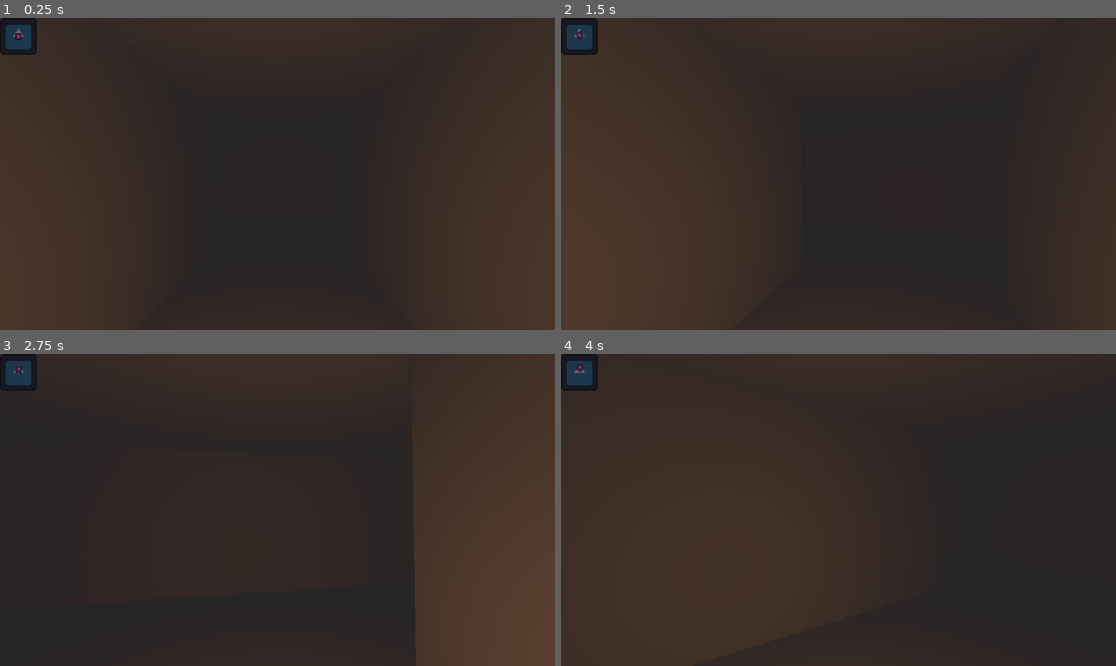
Above: before the commit, frames 1-4 (two rows, left to right).
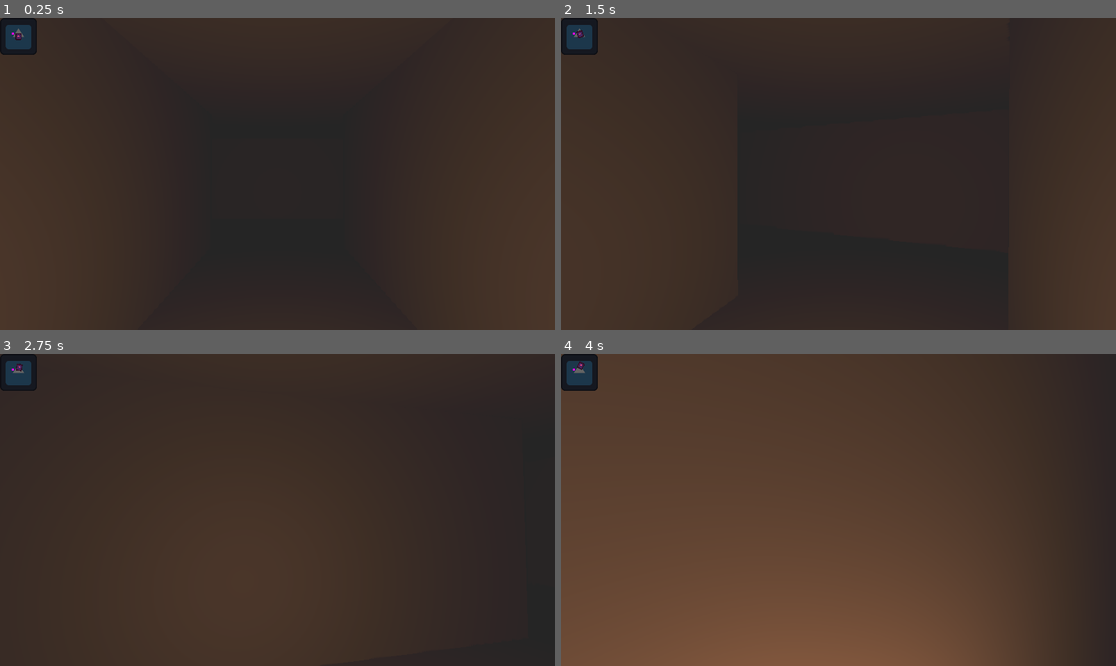
Above: after the commit, the same moments.

Repository: Lukko-Digital/Marotte
Game: Godot game, scene res://fp_maze/fp_maze.tscn
The game is run twice, just before and just after one commit, with the same random seed, the same clock (stepped at 60 frames per second) and the same inputs. The engine's default icon, where the game draws it, is replaced by a stand-in: a white triangle on a blue panel in a dark square.
Inputs (mouse positions are in pixels of both pictures, inside the frame that each line leads up to):
- Up to frame 1 (0.25 s): no input
- Up to frame 2 (1.5 s): tap Enter at 0.5 s; move the mouse to (866, 174) at 0.52 s; hold Shift (shift, bound only after the commit) 0.53-1.28 s; hold W (up) from 0.53 s (still down); move the mouse to (810, 174) at 1.27 s; tap Space (space) at 1.35 s
- Up to frame 3 (2.75 s): keep holding W (up); tap Shift (shift, bound only after the commit) at 1.55 s; move the mouse to (288, 503) at 2.02 s; hold Shift (shift, bound only after the commit) from 2.03 s (still down)
- Up to frame 4 (4 s): keep holding W (up); move the mouse to (832, 516) at 2.77 s; release Shift (shift, bound only after the commit) at 2.78 s; tap Shift (shift, bound only after the commit) at 2.85 s; move the mouse to (877, 513) at 3.52 s; hold Shift (shift, bound only after the commit) from 3.53 s (still down); tap Space (space) at 3.6 s

The runs differ from the first frame. In frame 1, less than 0.1% of the frame differs, in the area x 2-3%, y 4-6%; in frame 2, less than 0.1%; in frame 3, 20%; in frame 4, 78%, in the area x 0-92%, y 0-100%.

Commit message:
fpm sprinting and words on minimap

Diff:
--- a/fp_maze/fp_maze.gd
+++ b/fp_maze/fp_maze.gd
@@ -5,6 +5,8 @@
 var current_spawn
 
 var word
+
+signal word_spawned(new_word)
 
 func spawn_word():
 	word = word_scene.instantiate()
@@ -16,10 +18,10 @@
 	spawn_points.shuffle()
 	spawn_points.append(current_spawn)
 
+	word_spawned.emit(word)
 	word.entered.connect(spawn_word)
 
 func _ready():
 	spawn_points.shuffle()
 
-
 	spawn_word()
--- a/fp_maze/fp_maze.tscn
+++ b/fp_maze/fp_maze.tscn
@@ -110,3 +110,5 @@
 
 [node name="Node3D3" type="Node3D" parent="SpawnPoints"]
 transform = Transform3D(1, 0, 0, 0, 1, 0, 0, 0, 1, 20, 5, -30)
+
+[connection signal="word_spawned" from="." to="Ui" method="_on_fp_maze_word_spawned"]
--- a/fp_maze/minimap.gd
+++ b/fp_maze/minimap.gd
@@ -3,8 +3,13 @@
 @export var player : CharacterBody3D
 @onready var mini_player : Sprite2D = $Player
 @onready var map : TextureRect = $Minimap
+@onready var word : Sprite2D = $Word
 
 
 func _process(delta):
 	mini_player.rotation = -deg_to_rad(player.rotation_degrees.y)
 	mini_player.position = Vector2(player.position.x, player.position.z) + map.size/2
+
+
+func _on_fp_maze_word_spawned(new_word):
+	word.position = Vector2(new_word.position.x, new_word.position.z) + map.size/2
--- a/fp_maze/minimap.tscn
+++ b/fp_maze/minimap.tscn
@@ -1,7 +1,9 @@
-[gd_scene load_steps=3 format=3 uid="uid://cckqx6u14q8bc"]
+[gd_scene load_steps=4 format=3 uid="uid://cckqx6u14q8bc"]
 
 [ext_resource type="Texture2D" uid="uid://2leuuw0ht3r" path="res://icon.svg" id="1_c0hgn"]
 [ext_resource type="Script" path="res://fp_maze/minimap.gd" id="1_jj6cq"]
+
+[sub_resource type="NoiseTexture2D" id="NoiseTexture2D_yorvb"]
 
 [node name="Ui" type="Control"]
 layout_mode = 3
@@ -24,3 +26,7 @@
 position = Vector2(62, 62)
 scale = Vector2(0.164063, 0.1875)
 texture = ExtResource("1_c0hgn")
+
+[node name="Word" type="Sprite2D" parent="."]
+scale = Vector2(0.0117187, 0.0117187)
+texture = SubResource("NoiseTexture2D_yorvb")
--- a/fp_maze/player/fp_maze_player.gd
+++ b/fp_maze/player/fp_maze_player.gd
@@ -1,7 +1,8 @@
 extends CharacterBody3D
 
 
-const SPEED = 5.0
+const SPEED = 5
+const SPRINT_MODIFIER = 2
 var MOUSE_SENSITIVITY_X = 0.2
 var MOUSE_SENSITIVITY_Y = 0.075
 var rotation_helper
@@ -17,9 +18,14 @@
 	# As good practice, you should replace UI actions with custom gameplay actions.
 	var input_dir = Input.get_vector("left", "right", "up", "down")
 	var direction = (transform.basis * Vector3(input_dir.x, 0, input_dir.y)).normalized()
+
+	var sprinting = Input.get_action_strength("shift")
+
+	var modifier = SPRINT_MODIFIER if sprinting else 1
+
 	if direction:
-		velocity.x = direction.x * SPEED
-		velocity.z = direction.z * SPEED
+		velocity.x = direction.x * SPEED * modifier
+		velocity.z = direction.z * SPEED * modifier
 	else:
 		velocity.x = move_toward(velocity.x, 0, SPEED)
 		velocity.z = move_toward(velocity.z, 0, SPEED)
--- a/project.godot
+++ b/project.godot
@@ -47,6 +47,11 @@
 "events": [Object(InputEventKey,"resource_local_to_scene":false,"resource_name":"","device":-1,"window_id":0,"alt_pressed":false,"shift_pressed":false,"ctrl_pressed":false,"meta_pressed":false,"pressed":false,"keycode":0,"physical_keycode":32,"key_label":0,"unicode":32,"echo":false,"script":null)
 ]
 }
+shift={
+"deadzone": 0.5,
+"events": [Object(InputEventKey,"resource_local_to_scene":false,"resource_name":"","device":0,"window_id":0,"alt_pressed":false,"shift_pressed":false,"ctrl_pressed":false,"meta_pressed":false,"pressed":false,"keycode":0,"physical_keycode":4194325,"key_label":0,"unicode":0,"echo":false,"script":null)
+]
+}
 
 [layer_names]
 
